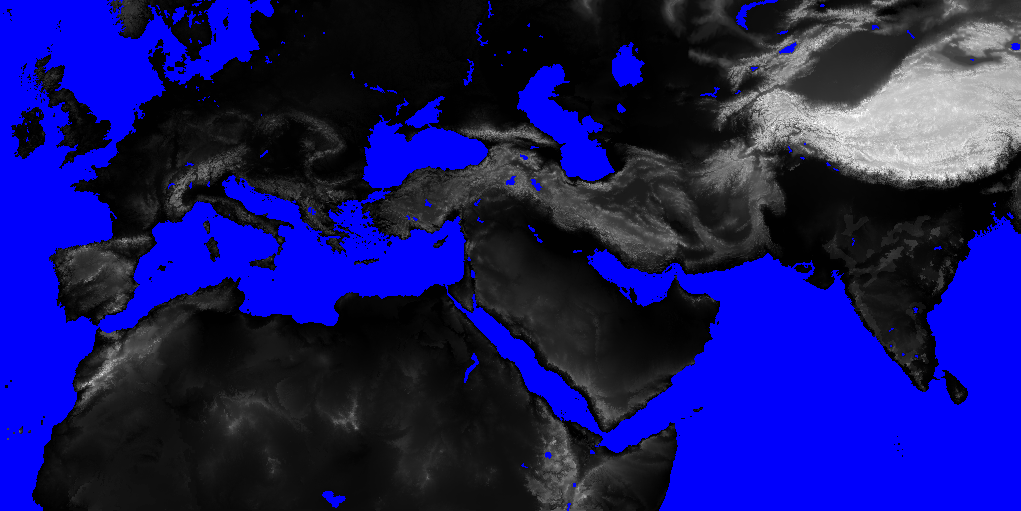
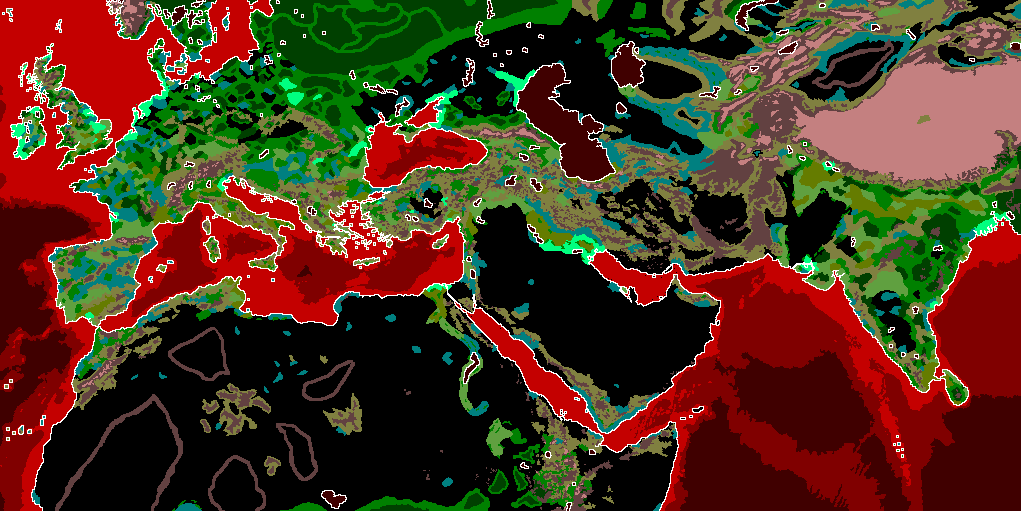
Before/after of a 1021x511 layered artwork. What changed in the layer stack:
hid "map_heights" over [0, 0, 1021, 511]
showed "map_ground_types", painted on it over [0, 0, 1021, 511]
